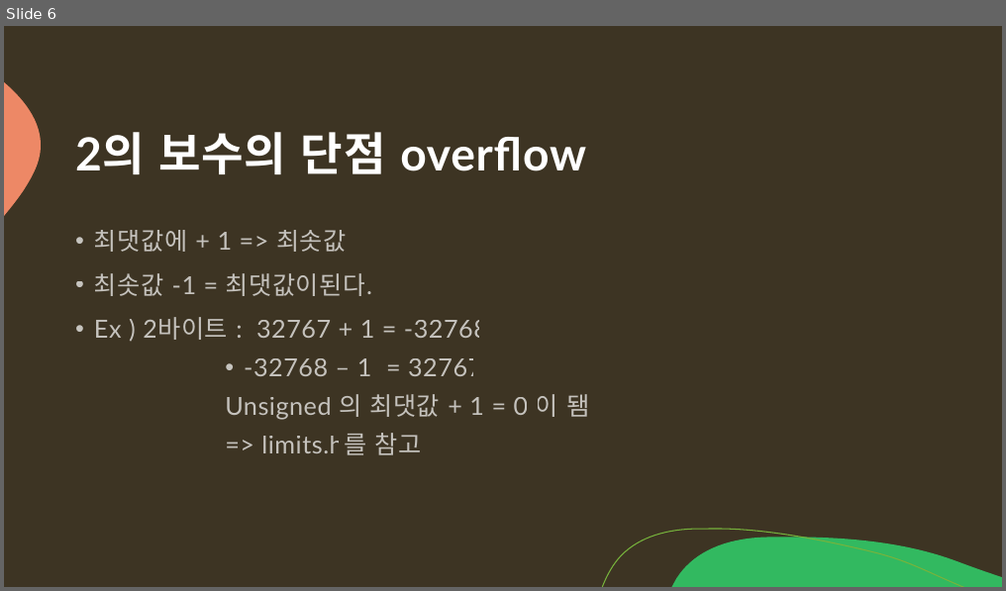
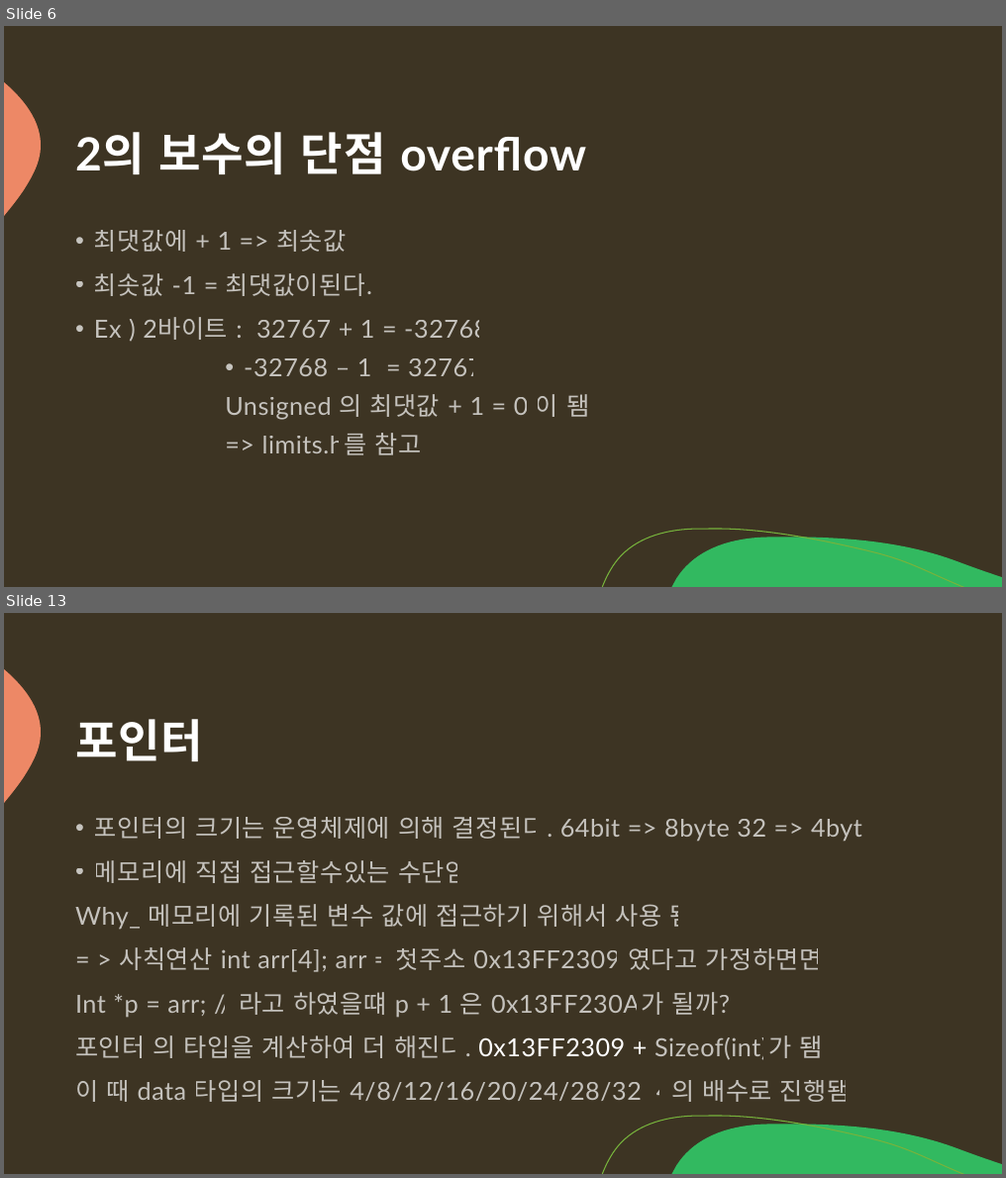
Before and after one commit to arkchimy/_Algorithm, a slide deck: 전공지식/C언어의 기초/C언어 기초지식.pptx. Shown one above the other, each under a label of ours: slide 6 before the commit, slides 6 and 13 after it; the slides between them are not shown. The pictures are 1006x591 and 1006x1178 pixels, drawn with LibreOffice and Linux fonts; fonts in the diff are those of the drawing. Boxes give left, top, right and bottom in pixels: in the first picture for what was removed or moved away, otherwise in the second. Text is boxed around its words. In the diff, an @@ line names an element or a change of style, - is before the commit and + after.

```diff
--- a/전공지식/C언어의 기초/C언어 기초지식.pptx
+++ b/전공지식/C언어의 기초/C언어 기초지식.pptx
@@ slide 13 added at (4, 613, 1002, 1174), background #3D3423; not listed: 3 template elements that a slide beside it also shows @@
@@ title added at (75, 719, 203, 761), 44 pt, text #FFFFFF, bold @@
+포인터
@@ text added at (75, 817, 876, 1102), 24 pt, text #FFFFFF at 70% opacity @@
+• 포인터의 크기는 운영체제에 의해 결정된다. 64bit => 8byte 32 => 4byte
+• 메모리에 직접 접근할수있는 수단임
+Why_ 메모리에 기록된 변수 값에 접근하기 위해서 사용 됌
+= > 사칙연산 int arr[4]; arr = 첫주소 0x13FF2309 였다고 가정하면면
+Int *p = arr; // 라고 하였을떄 p + 1 은 0x13FF230A가 될까?
+포인터 의 타입을 계산하여 더 해진다. 0x13FF2309 + Sizeof(int)가 됌
+이 때 data 타입의 크기는 4/8/12/16/20/24/28/32 4의 배수로 진행됌
```
Also in this commit, not shown: 4 slides changed, 10 other slides added.
